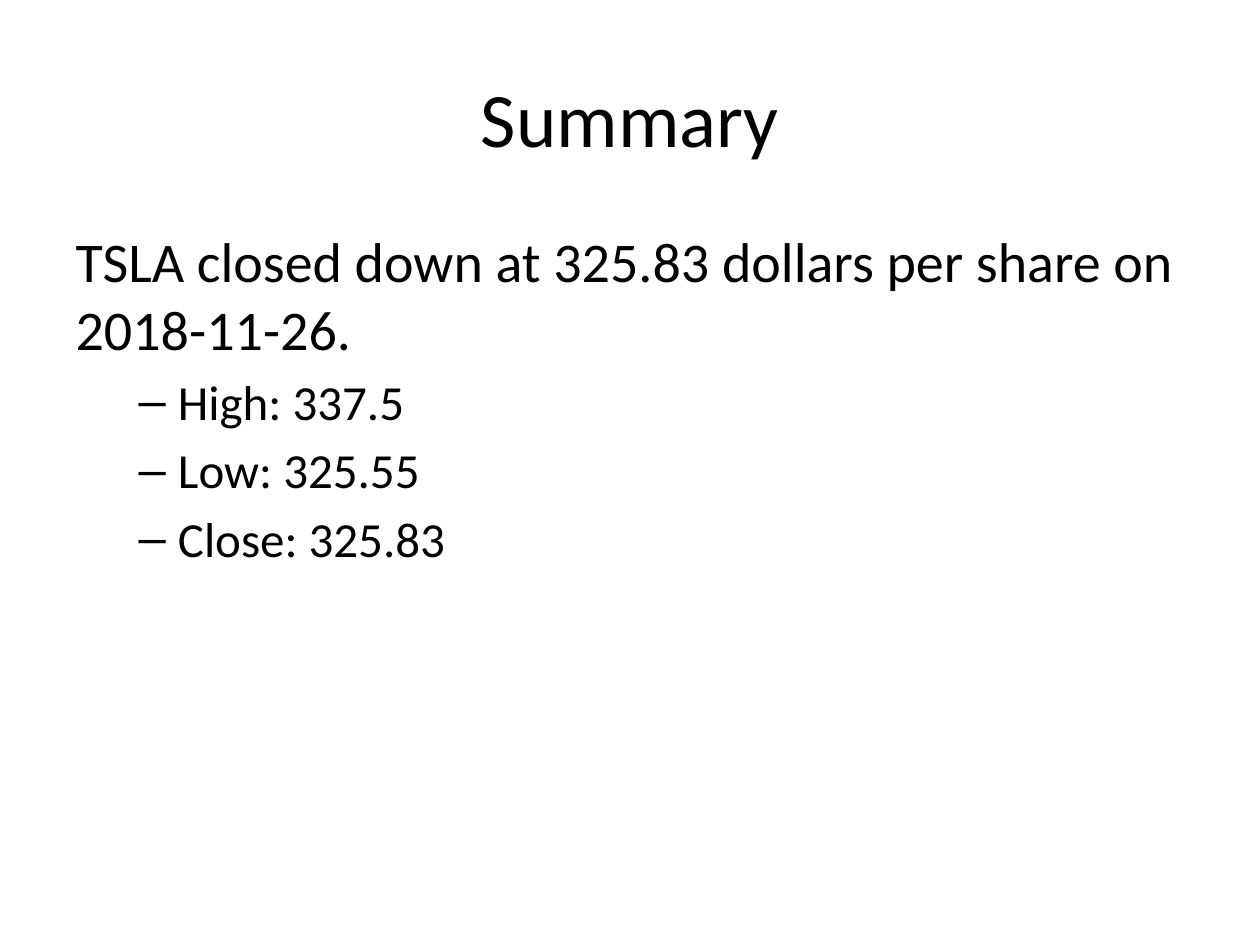
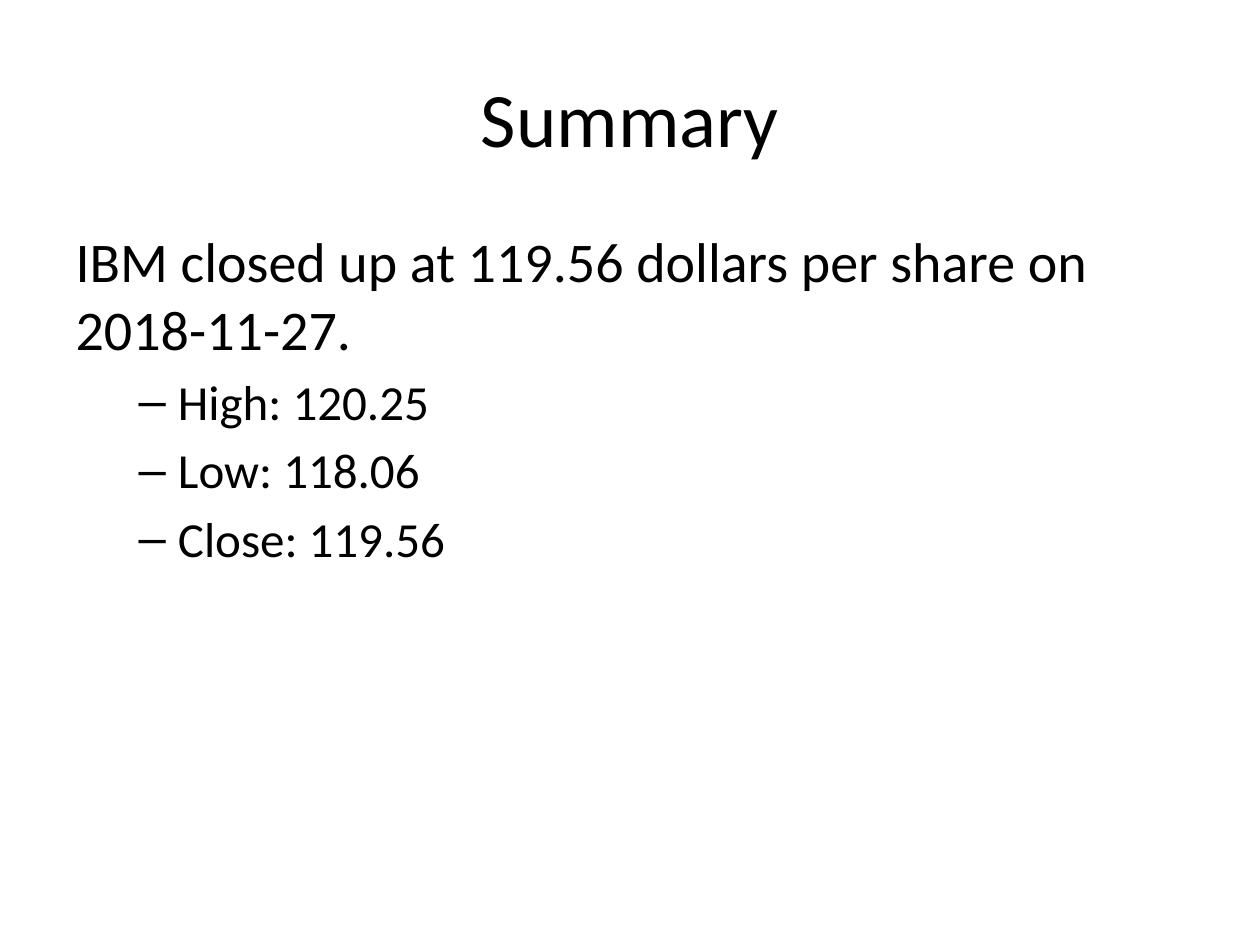
Before and after one commit to sol-eng/powerpoint, a slide deck: slide 3 of webinar/demos/stocks/stocks.pptx. Drawn at 1260x945 pixels with LibreOffice and Linux fonts; fonts in the diff are those of the drawing. Boxes give left, top, right and bottom in pixels: in the first picture for what was removed or moved away, otherwise in the second. Text is boxed around its words. In the diff, an @@ line names an element or a change of style, - is before the commit and + after.

```diff
--- a/webinar/demos/stocks/stocks.pptx
+++ b/webinar/demos/stocks/stocks.pptx
@@ text at bbox=[76, 243, 1087, 558]: text changed @@
-TSLA closed down at 325.83 dollars per share on 2018-11-26.
-  – High: 337.5
-  – Low: 325.55
-  – Close: 325.83
+IBM closed up at 119.56 dollars per share on 2018-11-27.
+  – High: 120.25
+  – Low: 118.06
+  – Close: 119.56
```
Also in this commit, not shown: 4 other slides changed, 5 other files.
